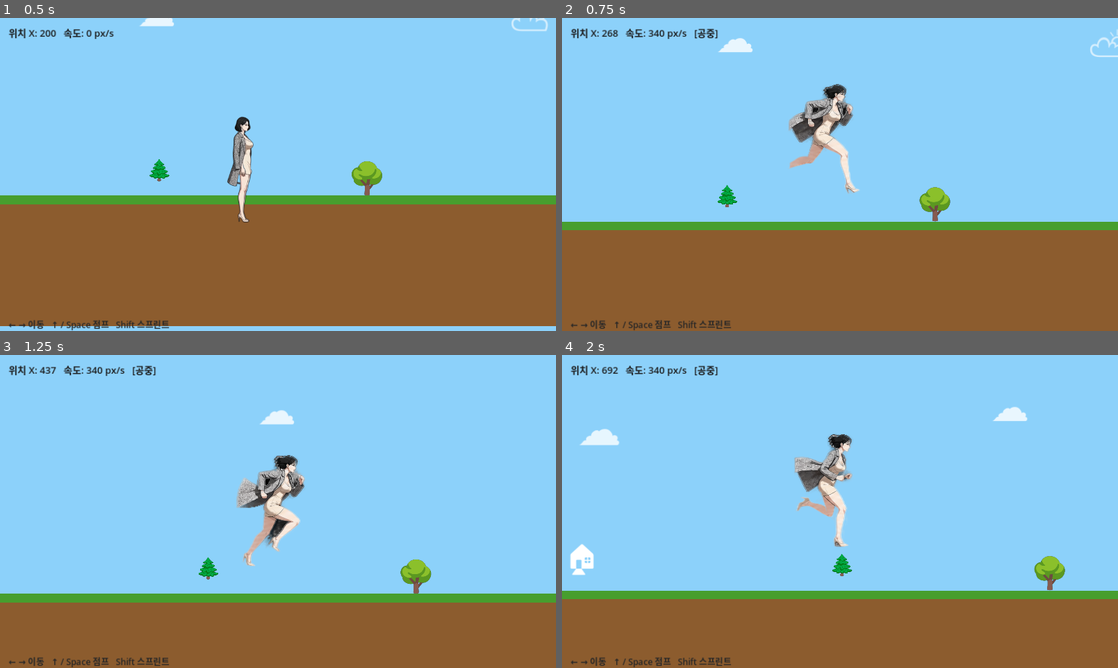
Above: before the commit, frames 1-4 (two rows, left to right).
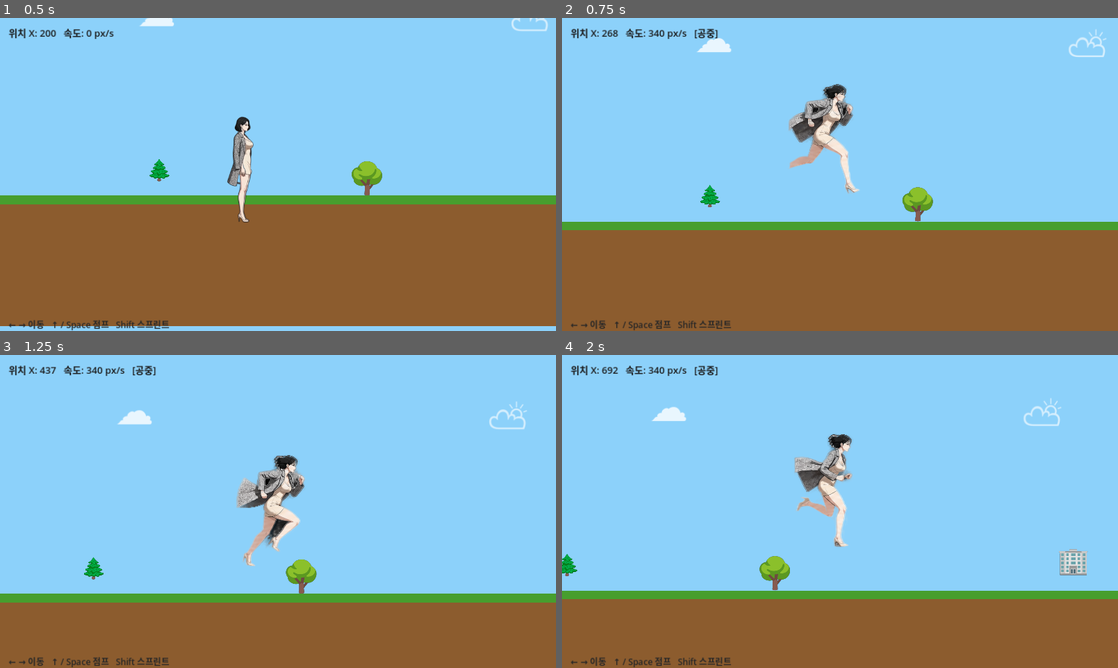
Above: after the commit, the same moments.

Repository: sean-park-funda/runner-game
Game: Godot game, scene res://scenes/Main.tscn
Two runs of this game, one before a commit and one after it. Both use one fixed random seed, a clock stepped at 60 frames per second and the inputs below.
Inputs:
- Up to frame 1 (0.5 s): no input
- Up to frame 2 (0.75 s): tap Enter (ui_accept) at 0.5 s; hold Right (ui_right) from 0.53 s (still down)
- Up to frame 3 (1.25 s): keep holding Right (ui_right); tap Enter (ui_accept) at 0.77 s
- Up to frame 4 (2 s): keep holding Right (ui_right); tap Enter (ui_accept) at 1.52 s

Frame 1 is identical in both runs. In frame 2, 1.3% of the frame differs, in the area x 24-100%, y 3-66%; in frame 3, 1.6%; in frame 4, 2.4%, in the area x 0-95%, y 13-76%.

Commit message:
Fix parallax direction + layer speed: keep factors <1.0, trees faster than clouds

Diff:
--- a/scripts/main.gd
+++ b/scripts/main.gd
@@ -40,12 +40,16 @@
 	var dx := cx - _prev_cam_x
 	_prev_cam_x = cx
 
-	# 달리는 중이면 배경 이동량 3배 (속도감 강조)
-	var bg_mult := 3.0 if _is_running else 1.0
+	# 계수가 1.0 초과하면 역방향이 되므로 항상 1.0 미만으로 유지
+	# 계수가 작을수록 → 카메라보다 덜 따라감 → 화면에서 더 빠르게 흐름
+	# 정지: 구름 15%, 나무 45% 화면 스크롤
+	# 달리기: 구름 25%, 나무 80% 화면 스크롤 (속도감)
+	var far_factor := 0.75 if _is_running else 0.85
+	var mid_factor := 0.20 if _is_running else 0.55
 	if bg_far_node:
-		bg_far_node.position.x += dx * 0.85 * bg_mult
+		bg_far_node.position.x += dx * far_factor
 	if bg_mid_node:
-		bg_mid_node.position.x += dx * 0.55 * bg_mult
+		bg_mid_node.position.x += dx * mid_factor
 
 # ── 배경 ──────────────────────────────────────────────────
 func _build_background() -> void:
